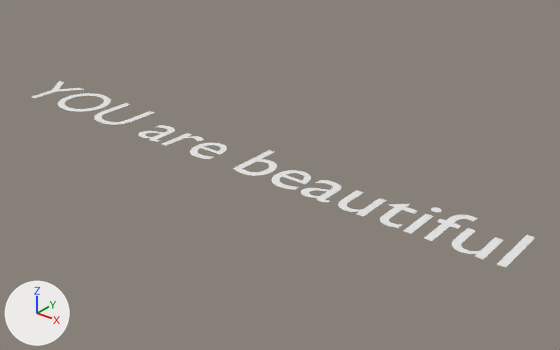
A saved change to the Blender file Project/Assets/wall text.blend.
Before and after are seen from a 50 mm camera at (6.27, -4.08, 8.21) aimed at (1.05, 2.44, 4.17). Arrows for +X, +Y and +Z are at lower left; the lights stay in place.

The first picture shows 'Text'.
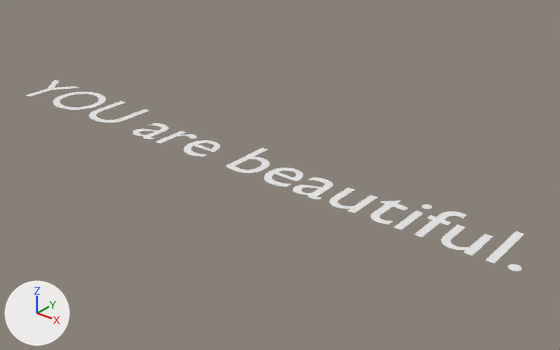
What differs and where, as boxes [x1, y1, x2, y2] in the pictures (560 x 350 px):
'Text', text changed: before [32, 81, 536, 268]; after [27, 80, 524, 271]

Edits to the bpy script that builds the scene:
```text
Change txt_text:
    txt_text.body: 'YOU are beautiful' -> 'YOU are beautiful.'
```
